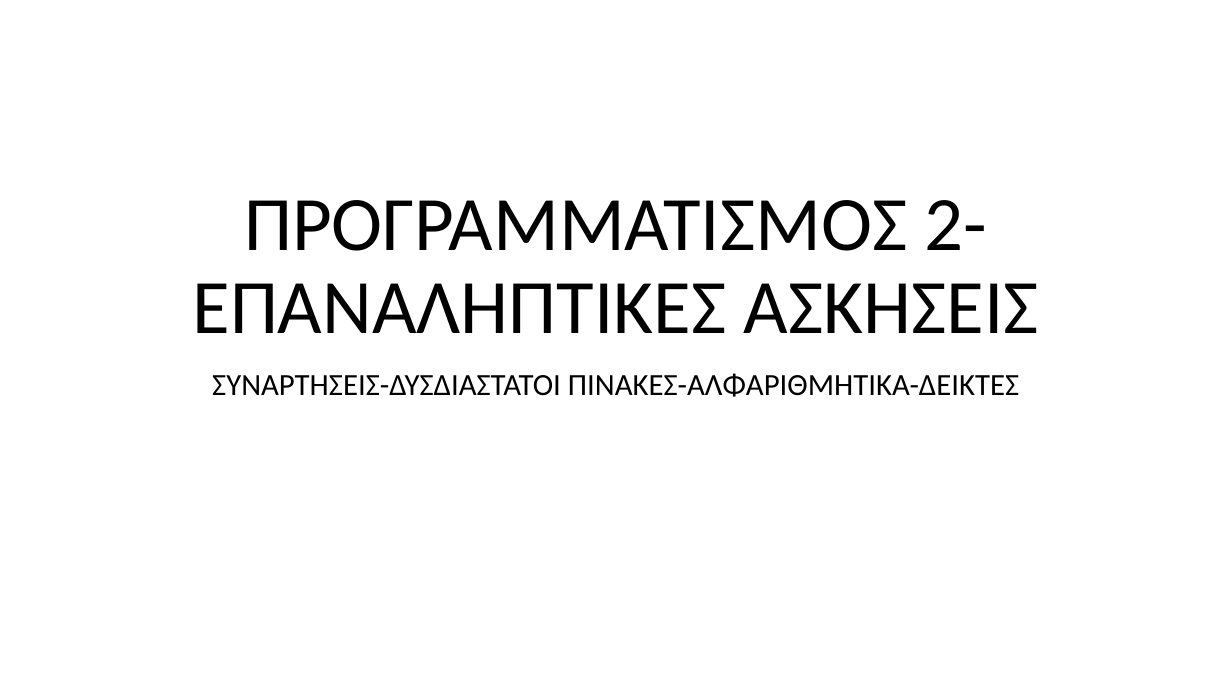
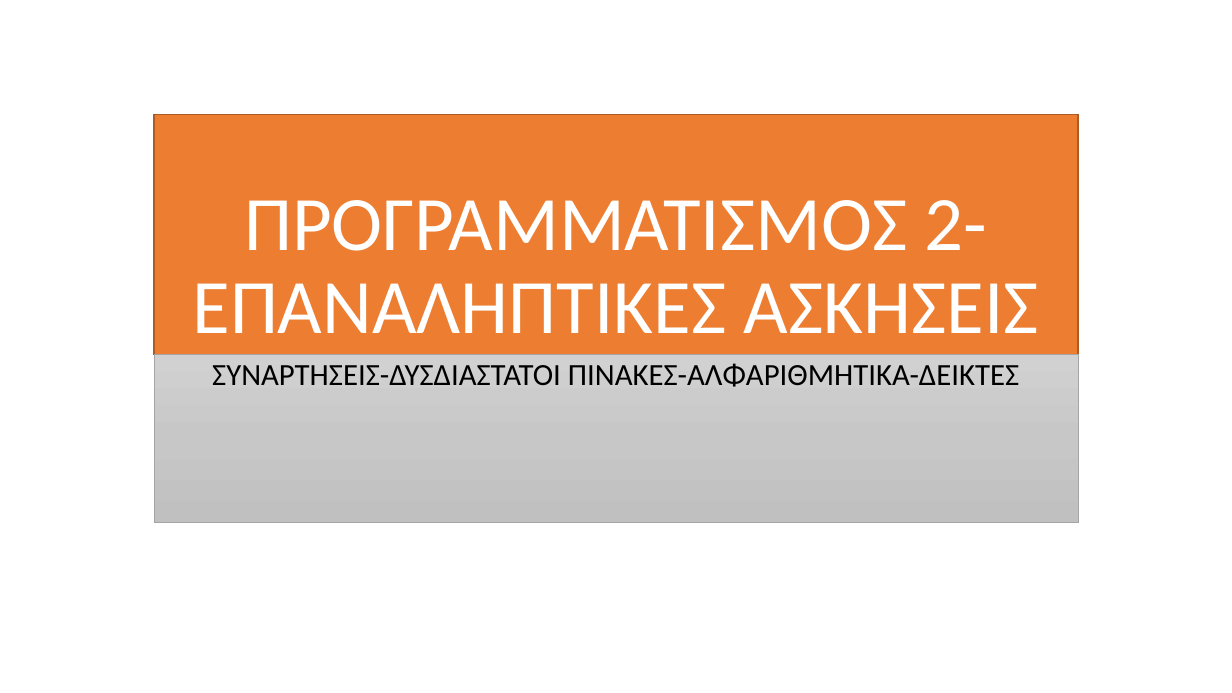
Before and after one commit to vasnastos/PROGRAMMING_TO_C, a slide deck: slide 1 of EXERCISES/exercise-.pptx. Drawn at 1232x693 pixels with LibreOffice and Linux fonts; fonts in the diff are those of the drawing. Boxes give left, top, right and bottom in pixels: in the first picture for what was removed or moved away, otherwise in the second. Text is boxed around its words. In the diff, an @@ line names an element or a change of style, - is before the commit and + after.

```diff
--- a/EXERCISES/exercise-.pptx
+++ b/EXERCISES/exercise-.pptx
@@ title "ΠΡΟΓΡΑΜΜΑΤΙΣΜΟΣ 2- ΕΠΑΝΑΛΗΠΤΙΚΕΣ ΑΣΚΗΣΕΙΣ": place and size @@
-title "ΠΡΟΓΡΑΜΜΑΤΙΣΜΟΣ 2- ΕΠΑΝΑΛΗΠΤΙΚΕΣ ΑΣΚΗΣΕΙΣ" at [192, 200, 1039, 333]
+title "ΠΡΟΓΡΑΜΜΑΤΙΣΜΟΣ 2- ΕΠΑΝΑΛΗΠΤΙΚΕΣ ΑΣΚΗΣΕΙΣ" at [154, 115, 1079, 355]
@@ title "ΠΡΟΓΡΑΜΜΑΤΙΣΜΟΣ 2- ΕΠΑΝΑΛΗΠΤΙΚΕΣ ΑΣΚΗΣΕΙΣ" at [154, 115, 1079, 355]: text colour #000000 to #FFFFFF; fill none to #ED7D31; outline none to #AF5C24 1 pt @@
@@ subtitle "ΣΥΝΑΡΤΗΣΕΙΣ-ΔΥΣΔΙΑΣΤΑΤΟΙ ΠΙΝΑΚΕΣ-ΑΛΦΑΡΙΘΜΗΤΙΚΑ-ΔΕΙΚΤΕΣ": place and size @@
-subtitle "ΣΥΝΑΡΤΗΣΕΙΣ-ΔΥΣΔΙΑΣΤΑΤΟΙ ΠΙΝΑΚΕΣ-ΑΛΦΑΡΙΘΜΗΤΙΚΑ-ΔΕΙΚΤΕΣ" at [212, 373, 1019, 397]
+subtitle "ΣΥΝΑΡΤΗΣΕΙΣ-ΔΥΣΔΙΑΣΤΑΤΟΙ ΠΙΝΑΚΕΣ-ΑΛΦΑΡΙΘΜΗΤΙΚΑ-ΔΕΙΚΤΕΣ" at [154, 355, 1079, 522]
@@ subtitle "ΣΥΝΑΡΤΗΣΕΙΣ-ΔΥΣΔΙΑΣΤΑΤΟΙ ΠΙΝΑΚΕΣ-ΑΛΦΑΡΙΘΜΗΤΙΚΑ-ΔΕΙΚΤΕΣ" at [154, 355, 1079, 522]: fill none to gradient #D2D2D2 to #C8C8C8 to #C0C0C0; outline none to #A5A5A5 0.5 pt @@
```
Also in this commit, not shown: 2 other slides changed, 10 other files.
